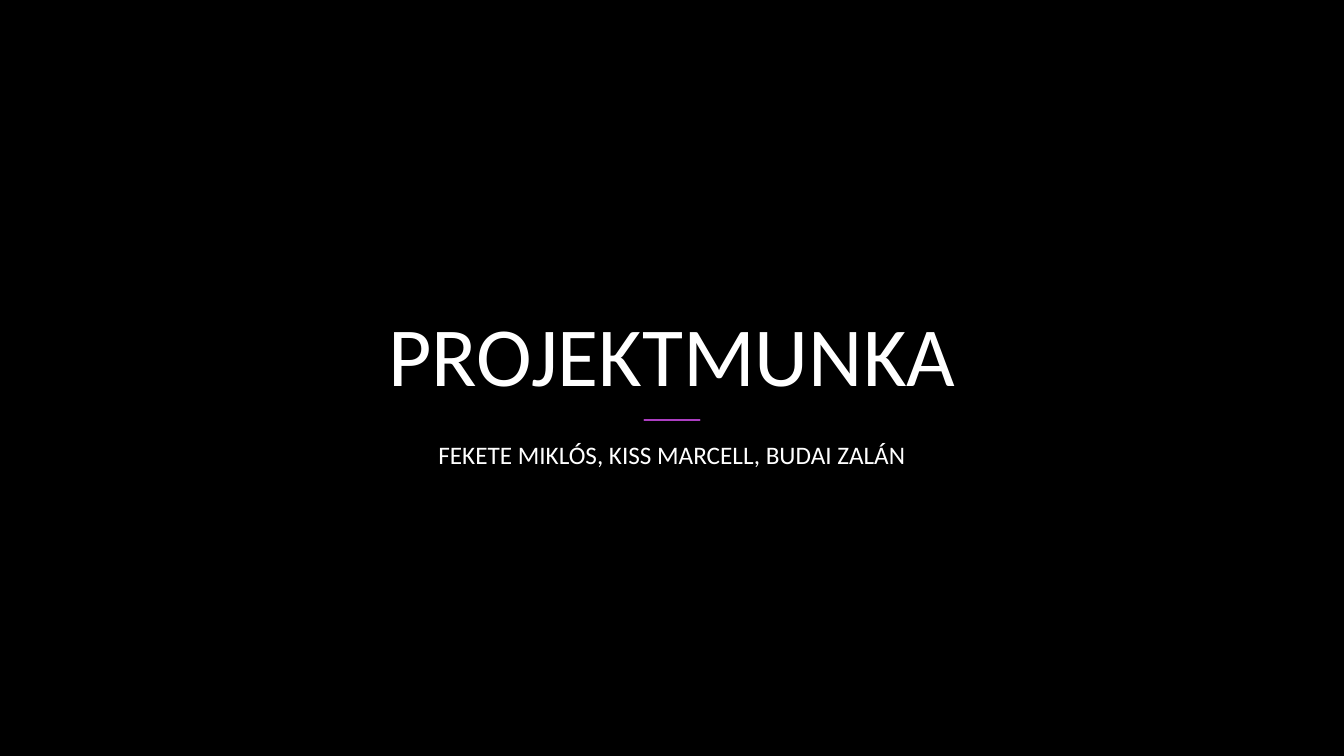
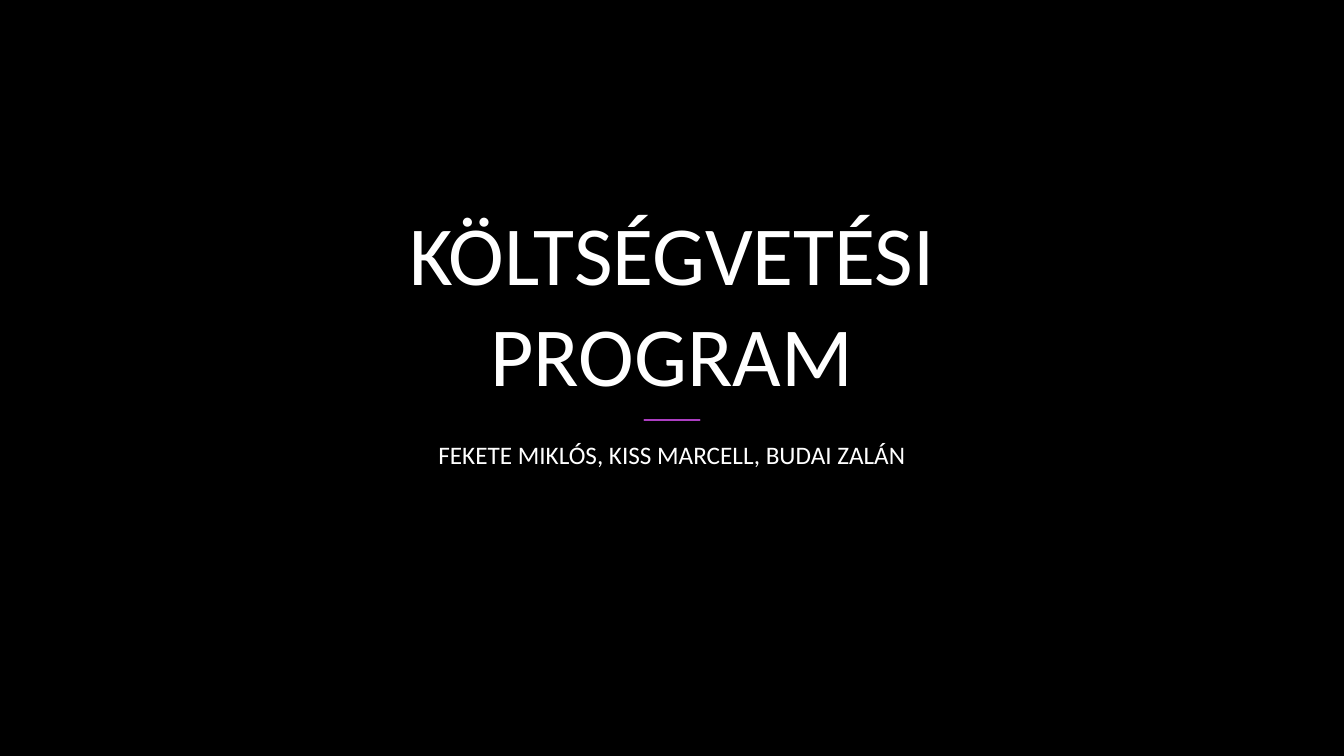
Before and after one commit to budaizalan/BB_Projekt, a slide deck: slide 1 of Projektmunka.pptx. Drawn at 1344x756 pixels with LibreOffice and Linux fonts; fonts in the diff are those of the drawing; background and template pictures are left out. Boxes give left, top, right and bottom in pixels: in the first picture for what was removed or moved away, otherwise in the second. Text is boxed around its words. In the diff, an @@ line names an element or a change of style, - is before the commit and + after.

Commit message:
PPT

```diff
--- a/Projektmunka.pptx
+++ b/Projektmunka.pptx
@@ title at box(409, 215, 934, 387): text changed @@
-PROJEKTMUNKA
+KÖLTSÉGVETÉSI PROGRAM
```
